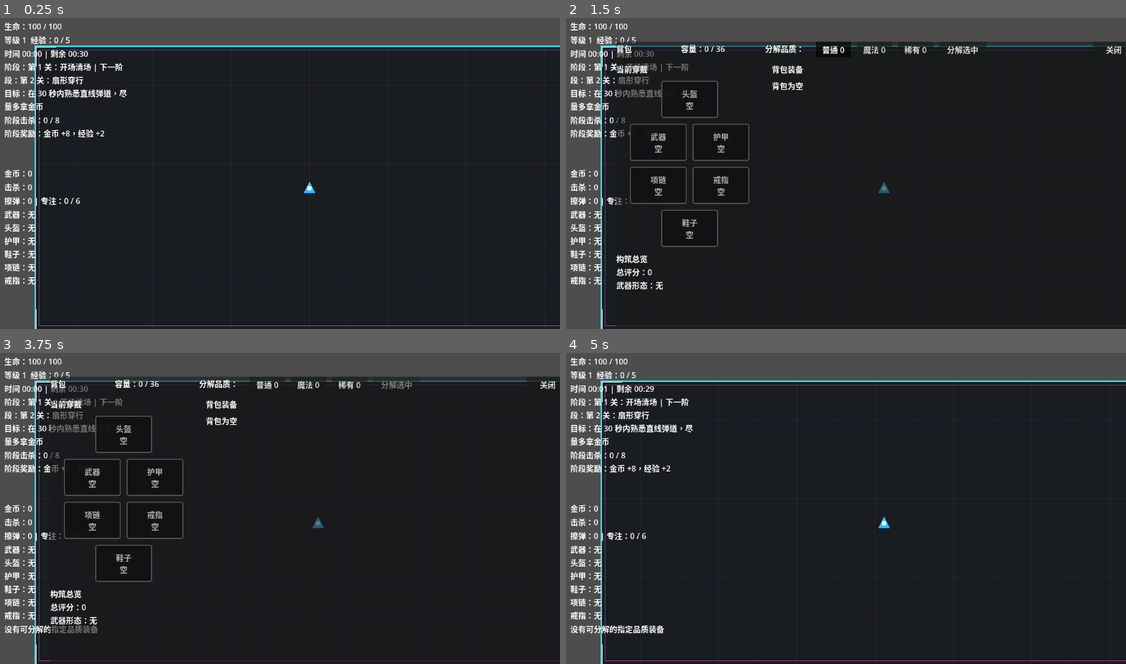
Above: before the commit, frames 1-4 (two rows, left to right).
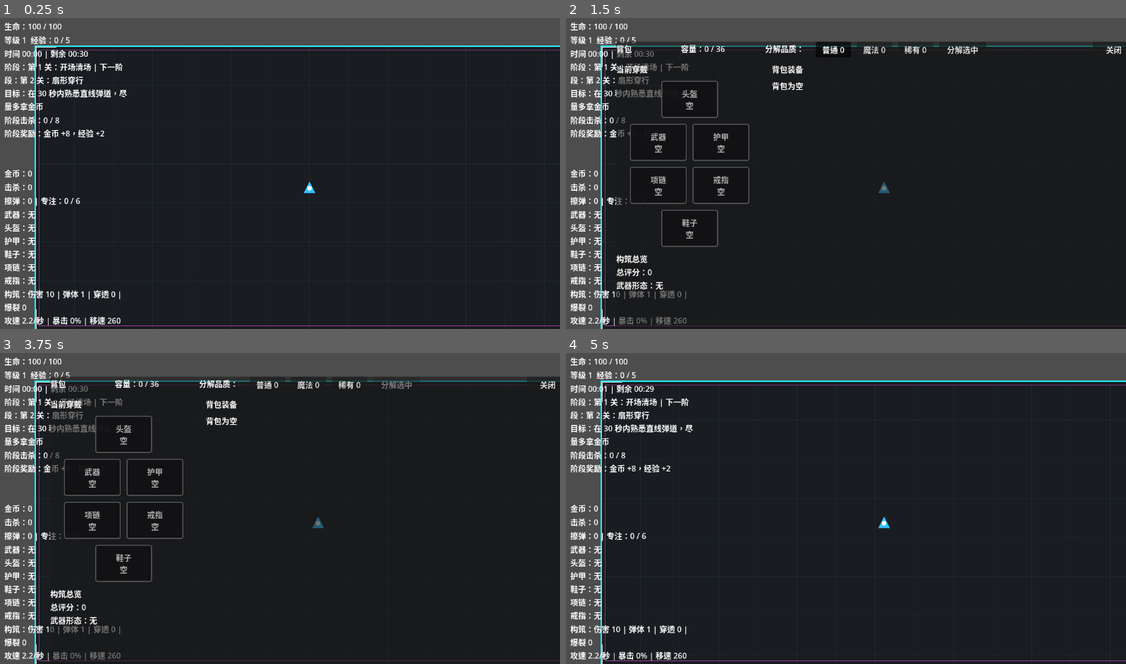
Above: after the commit, the same moments.

Repository: airisuzuki123/RogueLootPrototype
Game: Godot game, scene res://scenes/main.tscn
Two runs of this game, one before a commit and one after it. Both use one fixed random seed, a clock stepped at 60 frames per second and the inputs below.
Inputs (mouse positions are in pixels of both pictures, inside the frame that each line leads up to):
- Up to frame 1 (0.25 s): no input
- Up to frame 2 (1.5 s): tap Enter at 0.5 s; move the mouse to (969, 154) at 0.52 s; hold D (move_right) 0.53-1.25 s; tap B at 0.6 s; click (969, 154) at 0.67 s; click "普通 0" at 1.25 s
- Up to frame 3 (3.75 s): click "魔法 0" at 2 s; click "稀有 0" at 2.75 s; click "分解选中" at 3.5 s
- Up to frame 4 (5 s): click "关闭" at 4.25 s

The runs differ from the first frame. In frame 1, 0.6% of the frame differs, in the area x 0-22%, y 87-99%; in frame 2, 0.6%; in frame 3, 0.7%; in frame 4, 0.7%.

Commit message:
强化阶段五构筑反馈

Diff:
--- a/scripts/core/game_manager.gd
+++ b/scripts/core/game_manager.gd
@@ -16,6 +16,7 @@
 signal enemy_killed(total: int)
 signal graze_changed(total: int)
 signal health_changed(current: int, maximum: int)
+signal build_summary_changed(summary: Dictionary)
 signal experience_changed(current: int, required: int, level: int)
 signal equipment_changed(equipped_items: Dictionary)
 signal loot_message_changed(message: String)
@@ -429,6 +430,7 @@
 var experience_to_next_level: int = 5
 var player_health: int = 0
 var player_max_health: int = 0
+var player_build_summary: Dictionary = {}
 var player_graze_shield: int = 0
 var player_graze_shield_remaining: float = 0.0
 var player: Node = null
@@ -542,6 +544,7 @@
 	experience_to_next_level = 5
 	player_health = 0
 	player_max_health = 0
+	player_build_summary.clear()
 	player_graze_shield = 0
 	player_graze_shield_remaining = 0.0
 	player = null
@@ -589,6 +592,7 @@
 	shop_open_changed.emit(is_shop_open, active_shop_event, shop_offers)
 	event_choice_open_changed.emit(is_event_choice_open, active_choice_event, event_choices)
 	equipment_changed.emit(equipped_items)
+	build_summary_changed.emit(player_build_summary)
 	loot_message_changed.emit(latest_loot_message)
 	run_milestone_message_changed.emit(latest_milestone_message)
 	encounter_changed.emit(active_encounter, false)
@@ -817,6 +821,10 @@
 	player_health = current
 	player_max_health = maximum
 	health_changed.emit(current, maximum)
+
+func update_player_build_summary(summary: Dictionary) -> void:
+	player_build_summary = summary.duplicate(true)
+	build_summary_changed.emit(player_build_summary)
 
 func update_player_graze_shield(amount: int, remaining: float, emit_change: bool = true) -> void:
 	player_graze_shield = maxi(0, amount)
--- a/scripts/entities/player.gd
+++ b/scripts/entities/player.gd
@@ -36,8 +36,12 @@
 var affix_projectile_count_bonus: int = 0
 var affix_pierce_bonus: int = 0
 var affix_explosion_radius_bonus: float = 0.0
+var upgrade_damage_bonus: int = 0
+var upgrade_attack_speed_stacks: int = 0
+var upgrade_projectile_count_bonus: int = 0
 var upgrade_pierce_bonus: int = 0
 var upgrade_explosion_radius_bonus: float = 0.0
+var upgrade_stacks := {}
 @onready var visual: Polygon2D = $Visual
 @onready var hit_core: Polygon2D = $HitCore
 
@@ -77,6 +81,7 @@
 func sync_health_state() -> void:
 	GameManager.update_player_health(health, max_health)
 	GameManager.update_player_graze_shield(graze_shield, graze_shield_timer)
+	_emit_build_summary()
 
 func set_movement_bounds(bounds: Rect2) -> void:
 	movement_bounds = bounds
@@ -96,6 +101,7 @@
 	graze_shield = maxi(graze_shield, amount)
 	graze_shield_timer = maxf(graze_shield_timer, duration)
 	_sync_graze_shield_state()
+	_emit_build_summary()
 
 func take_event_damage(amount: int) -> int:
 	if GameManager.is_run_over or amount <= 0 or health <= 0:
@@ -111,10 +117,13 @@
 	return old_health - health
 
 func apply_upgrade(upgrade_id: String) -> void:
+	_add_upgrade_stack(upgrade_id)
 	match upgrade_id:
 		"damage":
+			upgrade_damage_bonus += 5
 			projectile_damage += 5
 		"attack_speed":
+			upgrade_attack_speed_stacks += 1
 			base_fire_interval = max(0.18, base_fire_interval * 0.82)
 			fire_interval = _calculate_fire_interval()
 		"move_speed":
@@ -134,6 +143,7 @@
 			health = min(max_health, health + 45)
 			GameManager.update_player_health(health, max_health)
 		"multishot":
+			upgrade_projectile_count_bonus += 1
 			projectile_count += 1
 		"piercing_rounds":
 			upgrade_pierce_bonus += 1
@@ -142,13 +152,16 @@
 		"graze_barrier":
 			apply_graze_shield(22, 4.0)
 		"form_focused":
+			upgrade_damage_bonus += 8
 			projectile_damage += 8
 		"form_scatter":
+			upgrade_projectile_count_bonus += 1
 			projectile_count += 1
 		"form_piercing":
 			upgrade_pierce_bonus += 1
 		"form_burst":
 			upgrade_explosion_radius_bonus += 28.0
+	_emit_build_summary()
 
 func equip_weapon(new_weapon: Dictionary, old_weapon: Dictionary = {}) -> void:
 	equip_item(new_weapon, old_weapon)
@@ -159,6 +172,7 @@
 	if not new_item.is_empty():
 		_apply_equipment_stats(new_item)
 	GameManager.update_player_health(health, max_health)
+	_emit_build_summary()
 
 func heal_from_life_steal(hit_damage: int) -> void:
 	if equipment_life_steal_bonus <= 0 or health <= 0 or health >= max_health:
@@ -179,7 +193,7 @@
 		return
 	fire_cooldown = fire_interval
 	var base_direction: Vector2 = global_position.direction_to(target.global_position)
-	var total_projectiles: int = maxi(1, projectile_count + equipment_projectile_count_bonus + affix_projectile_count_bonus)
+	var total_projectiles := _get_total_projectile_count()
 	for index in range(total_projectiles):
 		var projectile := PROJECTILE_SCENE.instantiate()
 		var spread: float = deg_to_rad(equipment_spread_degrees * (index - (total_projectiles - 1) / 2.0))
@@ -187,9 +201,10 @@
 		projectile.direction = base_direction.rotated(spread)
 		projectile.damage = _roll_projectile_damage()
 		projectile.is_critical = projectile.damage > _get_base_projectile_damage()
-		projectile.pierce_remaining = equipment_pierce_bonus + affix_pierce_bonus + upgrade_pierce_bonus
+		projectile.pierce_remaining = _get_total_pierce()
 		projectile.explosion_radius = _get_total_explosion_radius()
 		projectile.explosion_damage = int(round(float(projectile.damage) * _get_total_explosion_damage_ratio()))
+		projectile.power_tags = _get_projectile_power_tags(projectile)
 		projectile.source_player = self
 		projectile.life_steal_percent = equipment_life_steal_bonus
 		get_tree().current_scene.add_child(projectile)
@@ -282,6 +297,12 @@
 func _get_base_projectile_damage() -> int:
 	return max(1, int(round(float(projectile_damage + equipment_damage_bonus) * equipment_damage_multiplier)))
 
+func _get_total_projectile_count() -> int:
+	return maxi(1, projectile_count + equipment_projectile_count_bonus + affix_projectile_count_bonus)
+
+func _get_total_pierce() -> int:
+	return equipment_pierce_bonus + affix_pierce_bonus + upgrade_pierce_bonus
+
 func _roll_projectile_damage() -> int:
 	var damage := _get_base_projectile_damage()
 	var critical_chance := clampf(float(equipment_critical_chance_bonus) / 100.0, 0.0, 0.75)
@@ -321,6 +342,41 @@
 	equipment_spread_degrees = 8.0
 	equipment_explosion_radius = 0.0
 	equipment_explosion_damage_ratio = 0.0
+
+func _add_upgrade_stack(upgrade_id: String) -> void:
+	upgrade_stacks[upgrade_id] = int(upgrade_stacks.get(upgrade_id, 0)) + 1
+
+func _get_projectile_power_tags(projectile: Node) -> Array[String]:
+	var tags: Array[String] = []
+	if projectile.is_critical:
+		tags.append("critical")
+	if int(projectile.pierce_remaining) > 0:
+		tags.append("pierce")
+	if float(projectile.explosion_radius) > 0.0:
+		tags.append("blast")
+	if _get_total_projectile_count() >= 3:
+		tags.append("multi")
+	if upgrade_damage_bonus >= 10:
+		tags.append("charged")
+	return tags
+
+func _emit_build_summary() -> void:
+	GameManager.update_player_build_summary({
+		"damage": _get_base_projectile_damage(),
+		"projectiles": _get_total_projectile_count(),
+		"pierce": _get_total_pierce(),
+		"explosion_radius": int(round(_get_total_explosion_radius())),
+		"attack_interval": fire_interval,
+		"move_speed": int(round(move_speed)),
+		"critical_chance": equipment_critical_chance_bonus,
+		"shield": graze_shield,
+		"upgrade_damage_bonus": upgrade_damage_bonus,
+		"upgrade_attack_speed_stacks": upgrade_attack_speed_stacks,
+		"upgrade_projectile_count_bonus": upgrade_projectile_count_bonus,
+		"upgrade_pierce_bonus": upgrade_pierce_bonus,
+		"upgrade_explosion_radius_bonus": int(round(upgrade_explosion_radius_bonus)),
+		"upgrade_stacks": upgrade_stacks.duplicate(true)
+	})
 
 func _update_invulnerability(delta: float) -> void:
 	if invulnerability_timer <= 0.0:
--- a/scripts/entities/projectile.gd
+++ b/scripts/entities/projectile.gd
@@ -14,6 +14,7 @@
 var explosion_damage: int = 0
 var source_player: Node = null
 var life_steal_percent: int = 0
+var power_tags: Array[String] = []
 var glow_base_scale: Vector2 = Vector2.ONE
 @onready var visual: Polygon2D = $Visual
 @onready var glow: Polygon2D = $Glow
@@ -40,25 +41,43 @@
 	var glow_color := Color(0.35, 0.9, 1.0, 0.22)
 	var trail_color := Color(0.45, 0.92, 1.0, 0.36)
 	var core_color := Color(1.0, 1.0, 1.0, 0.42)
-	if explosion_radius > 0.0:
+	var visual_scale := 1.0
+	if power_tags.has("blast"):
 		projectile_color = Color(1.0, 0.78, 0.38, 1.0)
 		glow_color = Color(1.0, 0.48, 0.18, 0.24)
 		trail_color = Color(1.0, 0.62, 0.22, 0.38)
-	elif is_critical:
+		visual_scale += 0.12
+	elif power_tags.has("pierce"):
+		projectile_color = Color(0.48, 1.0, 0.72, 1.0)
+		glow_color = Color(0.25, 1.0, 0.62, 0.24)
+		trail_color = Color(0.35, 1.0, 0.68, 0.38)
+	if power_tags.has("critical"):
 		projectile_color = Color(1.0, 0.94, 0.45, 1.0)
 		glow_color = Color(1.0, 0.82, 0.2, 0.24)
 		trail_color = Color(1.0, 0.86, 0.28, 0.38)
+		visual_scale += 0.08
+	if power_tags.has("multi"):
+		visual_scale += 0.05
+		trail_color.a = minf(0.52, trail_color.a + 0.08)
+	if power_tags.has("charged"):
+		glow_color.a = minf(0.36, glow_color.a + 0.08)
+		core_color = Color(1.0, 0.98, 0.72, 0.52)
 	if visual != null:
 		visual.color = projectile_color
+		visual.scale = Vector2.ONE * visual_scale
 	if glow != null:
 		glow.color = glow_color
+		glow_base_scale = Vector2.ONE * (visual_scale + 0.1)
+		glow.scale = glow_base_scale
 	if trail != null:
+		trail.width = 4.0 * visual_scale
 		trail.default_color = trail_color
 		if trail.gradient != null:
 			trail.gradient = trail.gradient.duplicate()
 			trail.gradient.set_color(0, Color(trail_color.r, trail_color.g, trail_color.b, 0.0))
 			trail.gradient.set_color(1, trail_color)
 	if trail_core != null:
+		trail_core.width = 1.4 * visual_scale
 		trail_core.default_color = core_color
 		if trail_core.gradient != null:
 			trail_core.gradient = trail_core.gradient.duplicate()
@@ -90,12 +109,14 @@
 		_apply_life_steal(damage)
 	if explosion_radius > 0.0 and explosion_damage > 0:
 		_deal_explosion_damage(body)
-	var burst_color := Color(1.0, 0.75, 0.2, 0.95) if is_critical else Color(0.8, 0.95, 1.0, 0.8)
+	var burst_color := _get_hit_burst_color()
 	var burst_size := 0.7
-	if explosion_radius > 0.0:
+	if power_tags.has("blast"):
 		burst_size = 1.4
-	elif is_critical:
+	elif power_tags.has("critical"):
 		burst_size = 1.15
+	if power_tags.has("pierce"):
+		burst_size += 0.12
 	CombatFeedback.show_burst(get_tree().current_scene, global_position, burst_color, burst_size)
 	if pierce_remaining > 0:
 		pierce_remaining -= 1
@@ -121,3 +142,12 @@
 		return
 	if source_player.has_method("heal_from_life_steal"):
 		source_player.heal_from_life_steal(hit_damage)
+
+func _get_hit_burst_color() -> Color:
+	if power_tags.has("blast"):
+		return Color(1.0, 0.55, 0.18, 0.95)
+	if power_tags.has("critical"):
+		return Color(1.0, 0.85, 0.22, 0.95)
+	if power_tags.has("pierce"):
+		return Color(0.38, 1.0, 0.68, 0.85)
+	return Color(0.8, 0.95, 1.0, 0.8)
--- a/scripts/ui/hud.gd
+++ b/scripts/ui/hud.gd
@@ -12,6 +12,7 @@
 var encounter_label: Label
 var stage_event_label: Label
 var equipment_label: Label
+var build_summary_label: Label
 var loot_message_label: Label
 var hint_label: Label
 var milestone_label: Label
@@ -107,6 +108,10 @@
 	equipment_label.autowrap_mode = TextServer.AUTOWRAP_WORD_SMART
 	stats.add_child(equipment_label)
 
+	build_summary_label = Label.new()
+	build_summary_label.autowrap_mode = TextServer.AUTOWRAP_WORD_SMART
+	stats.add_child(build_summary_label)
+
 	loot_message_label = Label.new()
 	stats.add_child(loot_message_label)
 
@@ -250,6 +255,7 @@
 	GameManager.health_changed.connect(_on_health_changed)
 	GameManager.experience_changed.connect(_on_experience_changed)
 	GameManager.equipment_changed.connect(_on_equipment_changed)
+	GameManager.build_summary_changed.connect(_on_build_summary_changed)
 	GameManager.loot_message_changed.connect(_on_loot_message_changed)
 	GameManager.equipment_choice_requested.connect(_on_equipment_choice_requested)
 	GameManager.inventory_changed.connect(_on_inventory_changed)
@@ -282,6 +288,7 @@
 	_on_stage_event_changed(active_stage_event, not active_stage_event.is_empty())
 	_on_health_changed(GameManager.player_health, GameManager.player_max_health)
 	_on_equipment_changed(GameManager.equipped_items)
+	_on_build_summary_changed(GameManager.player_build_summary)
 	_on_loot_message_changed(GameManager.latest_loot_message)
 	_on_inventory_changed(GameManager.get_inventory_items())
 
@@ -390,6 +397,31 @@
 	equipped_items = new_equipped_items.duplicate(true)
 	equipment_label.text = EquipmentFactory.describe_loadout(equipped_items)
 	_refresh_inventory_panel()
+
+func _on_build_summary_changed(summary: Dictionary) -> void:
+	if build_summary_label == null:
+		return
+	if summary.is_empty():
+		build_summary_label.text = "构筑：等待初始化"
+		return
+	var attack_interval := float(summary.get("attack_interval", 0.0))
+	var attacks_per_second := 0.0 if attack_interval <= 0.0 else 1.0 / attack_interval
+	var lines: Array[String] = []
+	lines.append("构筑：伤害 %d | 弹体 %d | 穿透 %d | 爆裂 %d" % [
+		int(summary.get("damage", 0)),
+		int(summary.get("projectiles", 0)),
+		int(summary.get("pierce", 0)),
+		int(summary.get("explosion_radius", 0))
+	])
+	lines.append("攻速 %.1f/秒 | 暴击 %d%% | 移速 %d" % [
+		attacks_per_second,
+		int(summary.get("critical_chance", 0)),
+		int(summary.get("move_speed", 0))
+	])
+	var skill_parts := _format_skill_stack_parts(summary)
+	if not skill_parts.is_empty():
+		lines.append("技能：" + "，".join(skill_parts))
+	build_summary_label.text = "\n".join(lines)
 
 func _on_loot_message_changed(message: String) -> void:
 	loot_message_label.text = message
@@ -989,6 +1021,28 @@
 	if parts.is_empty():
 		return "无直接奖励"
 	return "，".join(parts)
+
+func _format_skill_stack_parts(summary: Dictionary) -> Array[String]:
+	var parts: Array[String] = []
+	var upgrade_stacks: Dictionary = summary.get("upgrade_stacks", {})
+	var damage_bonus := int(summary.get("upgrade_damage_bonus", 0))
+	var attack_speed_stacks := int(summary.get("upgrade_attack_speed_stacks", 0))
+	var projectile_bonus := int(summary.get("upgrade_projectile_count_bonus", 0))
+	var pierce_bonus := int(summary.get("upgrade_pierce_bonus", 0))
+	var explosion_bonus := int(summary.get("upgrade_explosion_radius_bonus", 0))
+	if damage_bonus > 0:
+		parts.append("强击 +%d" % damage_bonus)
+	if attack_speed_stacks > 0:
+		parts.append("急速 x%d" % attack_speed_stacks)
+	if projectile_bonus > 0:
+		parts.append("分裂 +%d" % projectile_bonus)
+	if pierce_bonus > 0:
+		parts.append("穿透 +%d" % pierce_bonus)
+	if explosion_bonus > 0:
+		parts.append("爆裂 +%d" % explosion_bonus)
+	if int(upgrade_stacks.get("graze_barrier", 0)) > 0:
+		parts.append("折光 x%d" % int(upgrade_stacks.get("graze_barrier", 0)))
+	return parts
 
 func _format_event_choice_result(choice: Dictionary) -> String:
 	var parts: Array[String] = []
Not shown, changed: README.md
Not shown, changed: docs/design.md
Not shown, changed: docs/stage-plan.md
